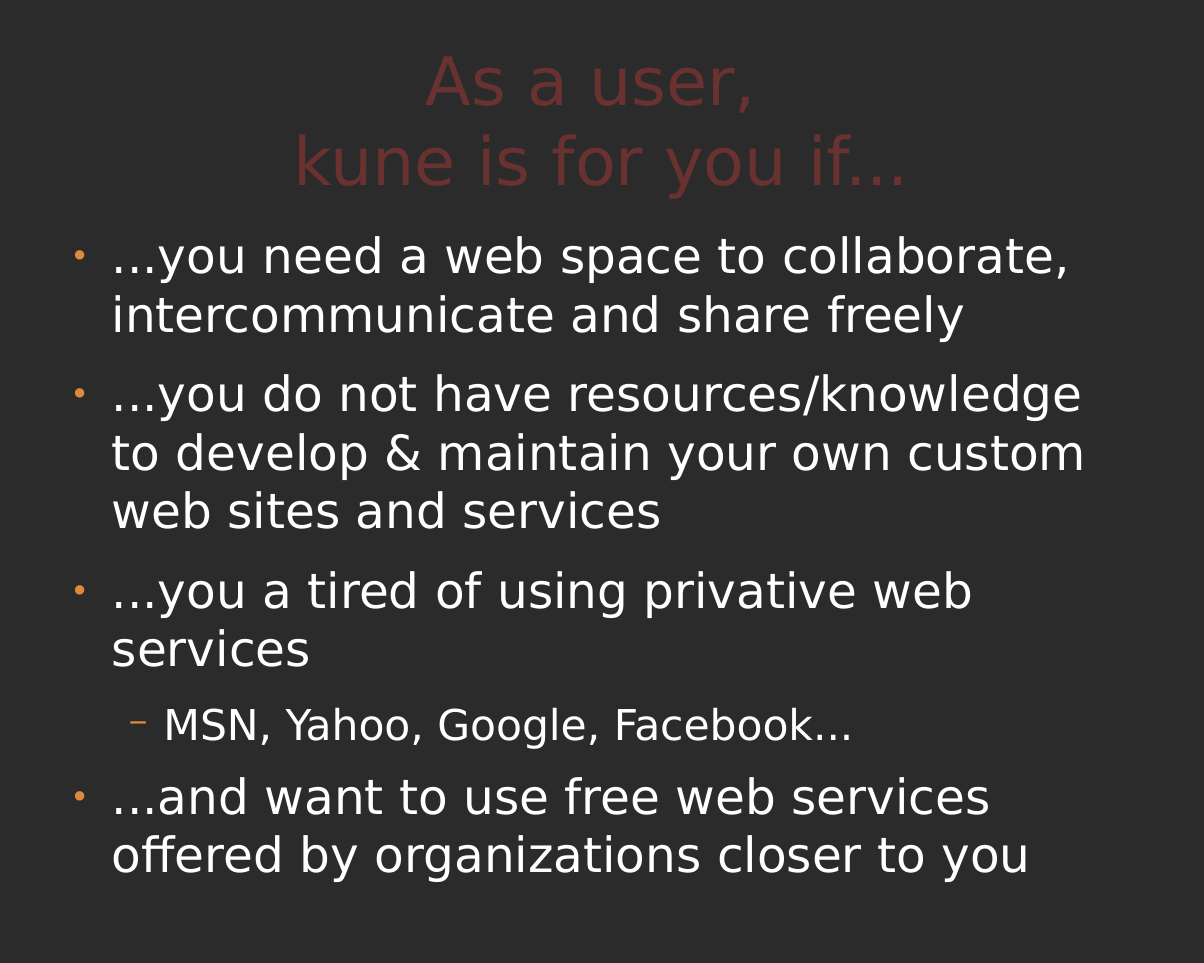
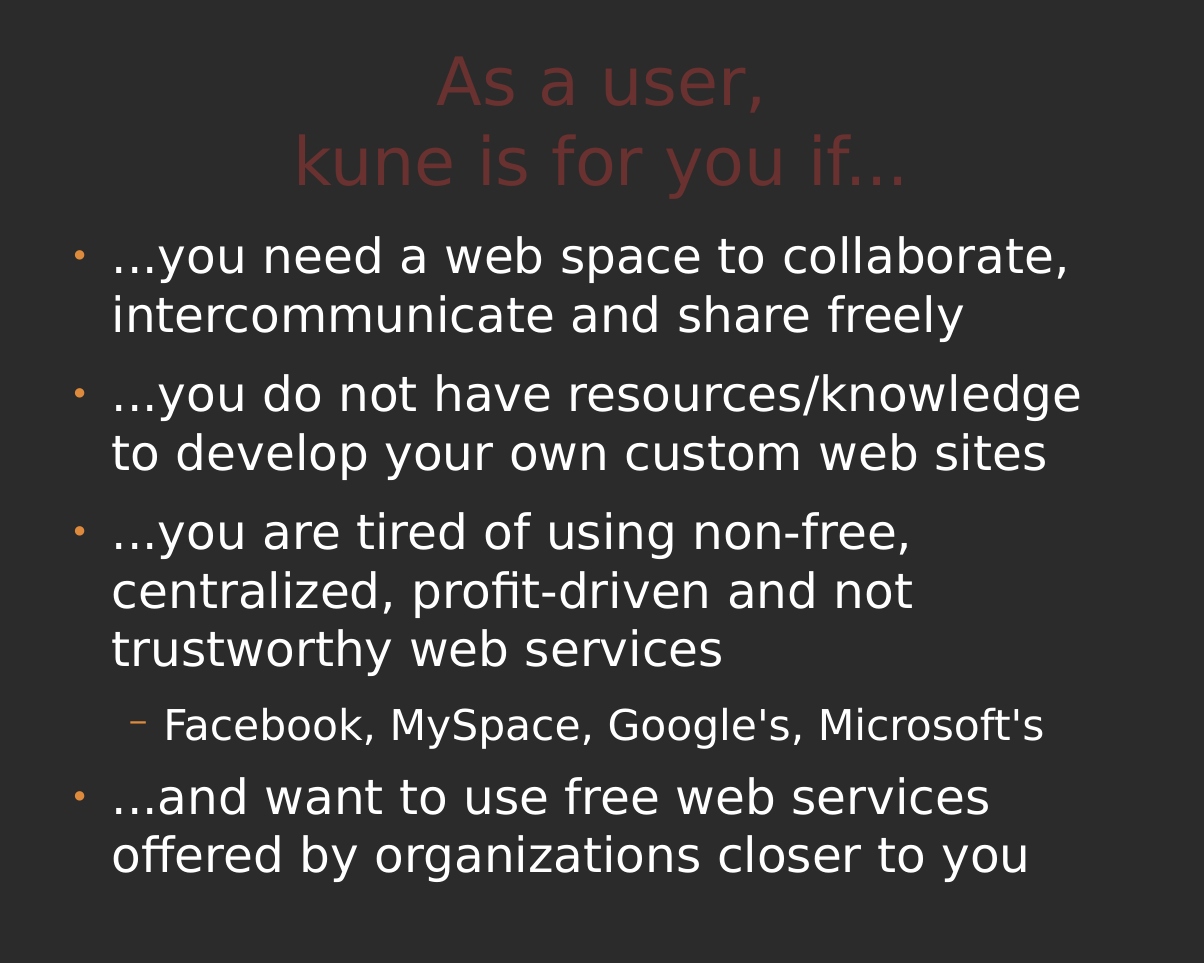
Before and after one commit to comunes/kune, a slide deck: slide 18 of doc/kune-ene-09.odp (slide 17 before the commit). Drawn at 1204x963 pixels with LibreOffice and Linux fonts; fonts in the diff are those of the drawing; background and template pictures are left out; a plain dark background stands for a picture behind light text. Boxes give left, top, right and bottom in pixels: in the first picture for what was removed or moved away, otherwise in the second. Text is boxed around its words. In the diff, an @@ line names an element or a change of style, - is before the commit and + after.

```diff
--- a/doc/kune-ene-09.odp
+++ b/doc/kune-ene-09.odp
@@ text at bbox=[112, 374, 1083, 749]: text changed @@
-● ...you do not have resources/knowledge to develop & maintain your own custom web sites and services
-● ...you a tired of using privative web services
-  − MSN, Yahoo, Google, Facebook...
+● ...you do not have resources/knowledge to develop your own custom web sites
+● ...you are tired of using non-free, centralized, profit-driven and not trustworthy web services
+  − Facebook, MySpace, Google's, Microsoft's
```
Also in this commit, not shown: 4 other slides changed, 3 slides added, 2 slides removed, 2 other files.
